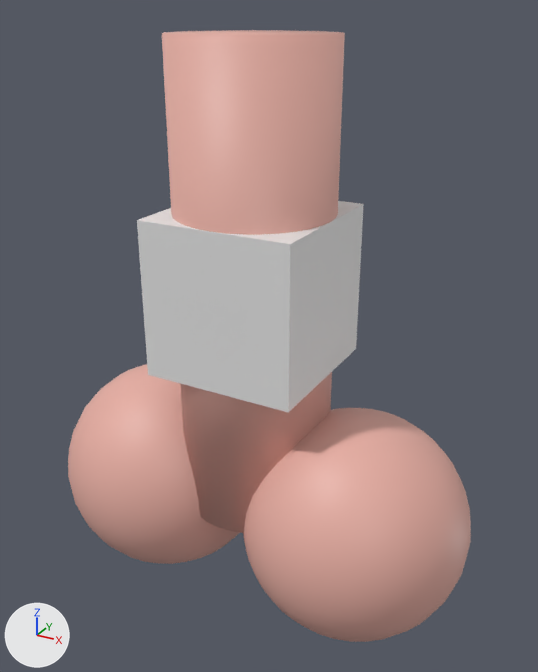
What one commit did to the FBX model Magical Mayhem/Assets/Graphics/Models/testModel.fbx.
Both versions are drawn from a 50 mm camera at (4.42, -7.68, 3.24) aimed at (0.13, 0.12, -0.66). Every picture has the same lights, and +X, +Y and +Z are marked at lower left.

The scene before the commit, as lines of its bpy script (objects in view):
```python
mat_material_001 = principled_material('Material.001')
mat_material_001.base_color = (0.804, 0.428, 0.369)  # pink #e8afa3
me_cube = bpy.data.meshes.new('Cube')
me_cube.from_pydata(...)  # a box spanning x -1.0..1.0, y -1.0..1.0, z -1.0..1.0
me_cube.materials.append(mat_material)  # white #e7e7e7
me_cylinder = bpy.data.meshes.new('Cylinder')
me_cylinder.from_pydata(...)  # a 32-sided cylinder along z spanning x -1.0..1.0, y -1.0..1.0, z -3.0..3.0; a UV sphere (32 segments, 16 rings, poles along z) spanning x -3.0..0.0, y -1.5..1.5, z -4.5..-1.5; a UV sphere (32 segments, 16 rings, poles along z) spanning x 0.0..3.0, y -1.5..1.5, z -4.5..-1.5
me_cylinder.materials.append(mat_material_001)  # pink #e8afa3
ob_cube = bpy.data.objects.new('Cube', me_cube)
ob_cube.location = (0.0, 0.0, 0.0)
ob_cylinder = bpy.data.objects.new('Cylinder', me_cylinder)
ob_cylinder.location = (0.0, 0.0, 0.0)
```
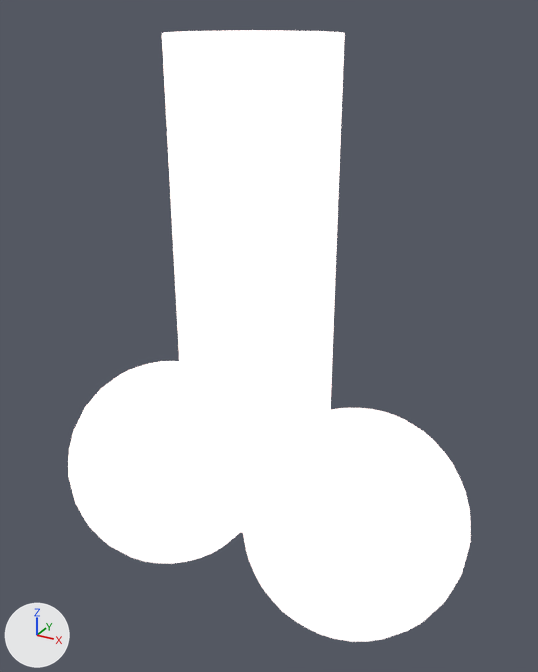
What changed in the scene script:
```text
Change mat_material_001:
    add mat_material_001.emission_strength = 1.0
Remove ob_cube:
    ob_cube = bpy.data.objects.new('Cube', me_cube)
    ob_cube.location = (0.0, 0.0, 0.0)
```

Boxes [x1, y1, x2, y2] around the edits, measured in the pictures (538 x 672 px):
'Cylinder', surface changed (pink to white)
    both: [68, 30, 471, 642]
'Cube', deleted
    before: [137, 201, 364, 412]
